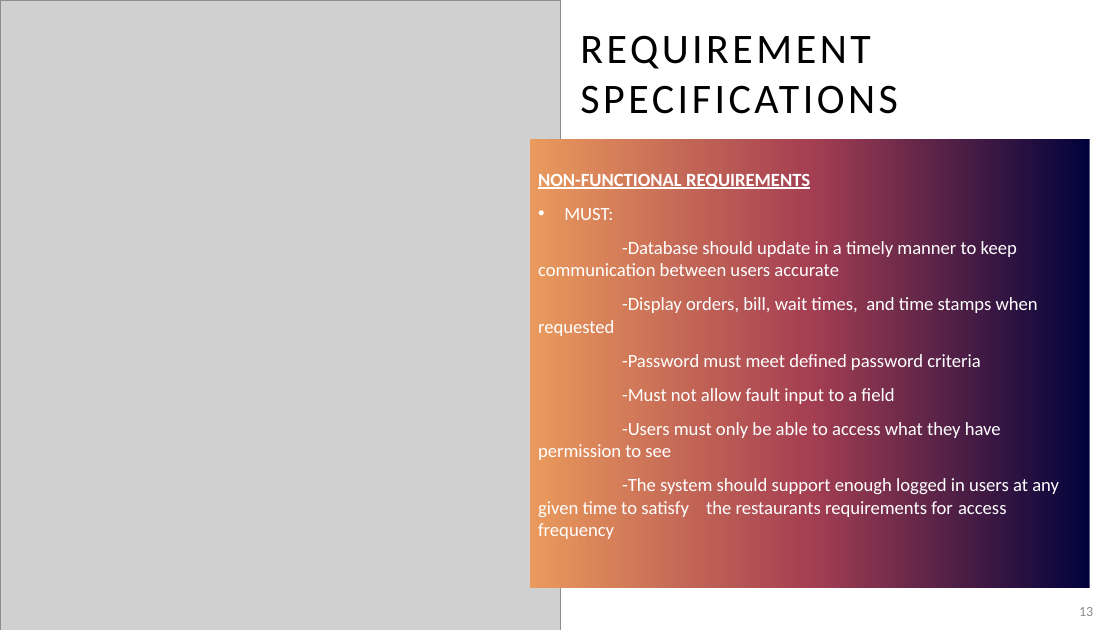
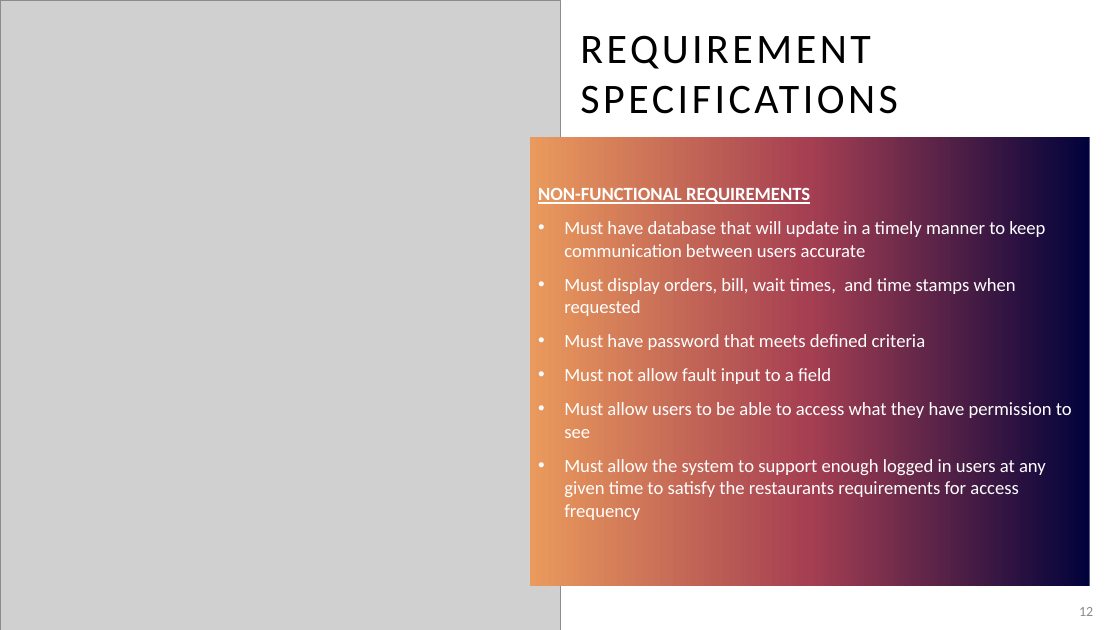
Before and after one commit to KL-3/CentRes, a slide deck: slide 12 of CentRes.pptx (slide 13 before the commit). Drawn at 1120x630 pixels with LibreOffice and Linux fonts; fonts in the diff are those of the drawing; grey boxes stand for pictures. Boxes give left, top, right and bottom in pixels: in the first picture for what was removed or moved away, otherwise in the second. Text is boxed around its words. In the diff, an @@ line names an element or a change of style, - is before the commit and + after.

```diff
--- a/CentRes.pptx
+++ b/CentRes.pptx
@@ text at (564, 221, 1072, 520): text changed @@
-• MUST:
--Database should update in a timely manner to keep communication between users accurate
--Display orders, bill, wait times, and time stamps when requested
--Password must meet defined password criteria
--Must not allow fault input to a field
--Users must only be able to access what they have permission to see
--The system should support enough logged in users at any given time to satisfy the restaurants requirements for access frequency
+• Must have database that will update in a timely manner to keep communication between users accurate
+• Must display orders, bill, wait times, and time stamps when requested
+• Must have password that meets defined criteria
+• Must not allow fault input to a field
+• Must allow users to be able to access what they have permission to see
+• Must allow the system to support enough logged in users at any given time to satisfy the restaurants requirements for access frequency
```
Also in this commit, not shown: 13 other slides changed, 1 slide removed.
